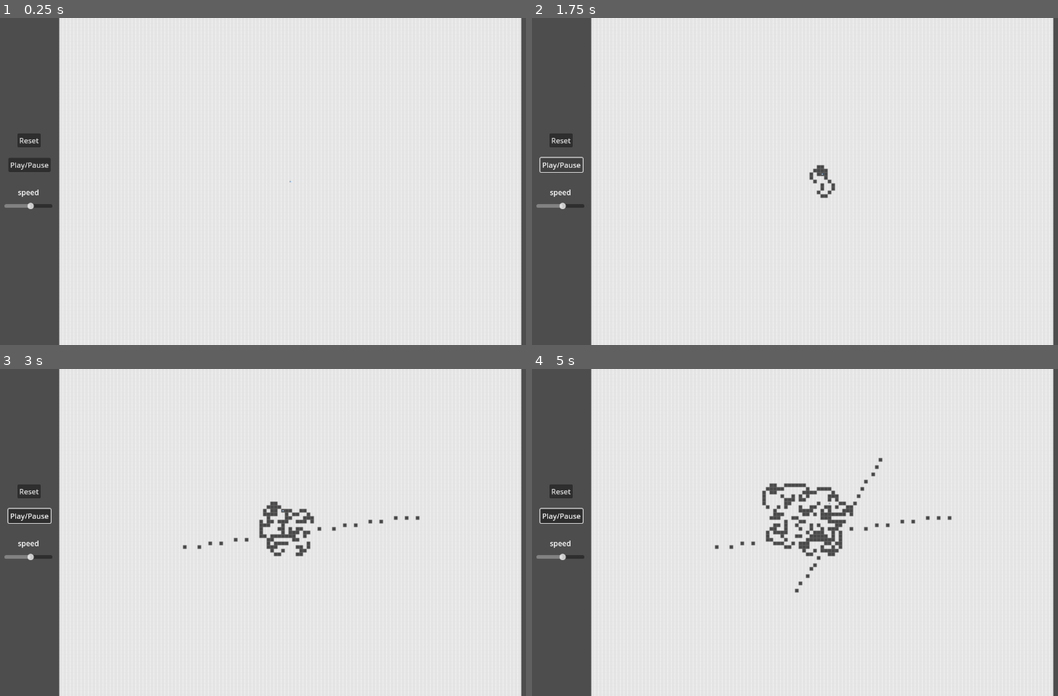
Above: before the commit, frames 1-4 (two rows, left to right).
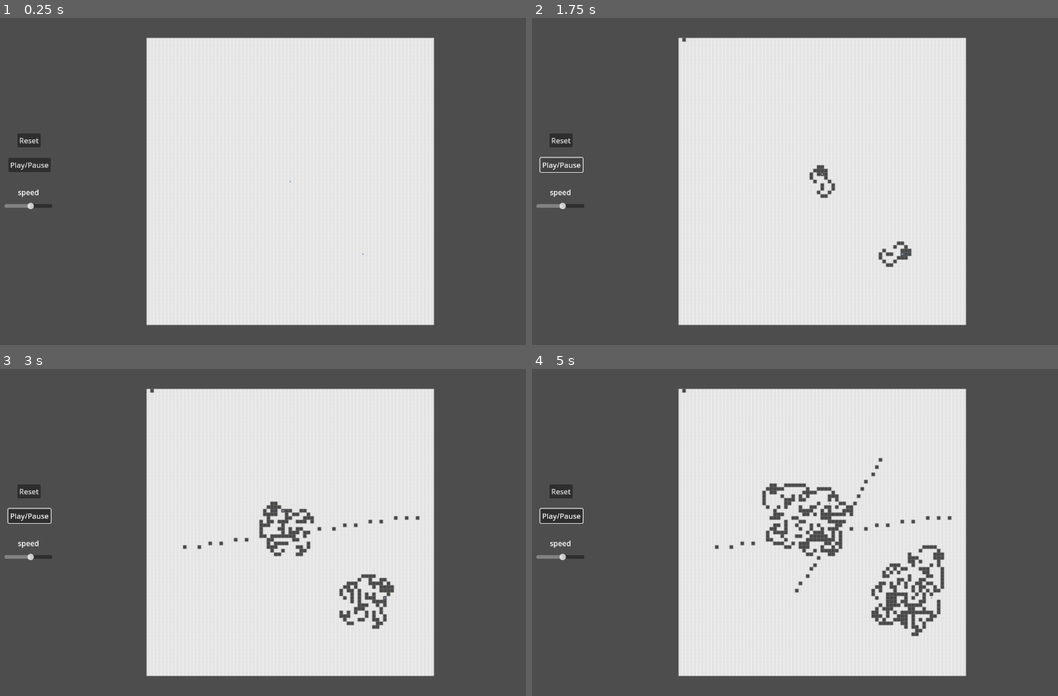
Above: after the commit, the same moments.

Repository: toucam87/LangtonAnts
Game: Godot game, scene res://Main Scene/world.tscn
Two runs of this game, one before a commit and one after it. Both use one fixed random seed, a clock stepped at 60 frames per second and the inputs below.
Inputs (mouse positions are in pixels of both pictures, inside the frame that each line leads up to):
- Up to frame 1 (0.25 s): no input
- Up to frame 2 (1.75 s): click "Reset" at 0.5 s; click "Play/Pause" at 1.25 s
- Up to frame 3 (3 s): move the mouse to (420, 516) at 2.02 s; press the mouse at (420, 516) at 2.03 s; move the mouse to (173, 548) at 2.77 s; release the mouse at (173, 548) at 2.78 s; right-click (173, 548) at 2.85 s
- Up to frame 4 (5 s): move the mouse to (879, 460) at 3.52 s; press the mouse at (879, 460) at 3.53 s; move the mouse to (795, 597) at 4.27 s; release the mouse at (795, 597) at 4.28 s; right-click (795, 597) at 4.35 s

The runs differ from the first frame. In frame 1, 40% of the frame differs, in the area x 11-100%, y 0-100%; in frame 2, 40%; in frame 3, 41%; in frame 4, 42%.

Commit message:
v0.1.1 handling multiple ants
board can handle any number of ants. No way to create new ants conveniently yet. Ants die when touching wall.

Diff:
--- a/Ants/ant.gd
+++ b/Ants/ant.gd
@@ -5,7 +5,7 @@
 @onready var sprite = $AntSprite
 
 var coordinate := Vector2i(0,0) #ant position on grid
-var orientation := 0 #orientations/directions are increments from 0 to 7, O being forward, 2 right, 4 back, 6 left
+var orientation := 0 : set = set_orientation
 var instructions = {} #key is integer of color, returns the rotation amount and the new color of the tile
 
 var tile_looked_at = {
@@ -28,6 +28,7 @@
 	set_instructions()
 
 
+
 func set_instructions():
 	instructions[WHITE] = [-2, BLACK]
 	instructions[BLACK] = [2, WHITE]
@@ -41,9 +42,15 @@
 		move_requested.emit(self, coordinate, requested_coordinate)
 
 
+#orientations/directions are increments from 0 to 7, O being forward, 2 right, 4 back, 6 left
+func set_orientation(value: int):
+	orientation = positive_modulo(value, 8)
+	rotation = orientation * PI/4
+
+
+
 func rotate_ant(direction : int):
-	orientation = positive_modulo(orientation + direction, 8)
-	rotation = orientation * PI/4
+	orientation = orientation + direction
 
 
 func positive_modulo(a: int, b: int) -> int:
--- a/Board/board_tilemap.gd
+++ b/Board/board_tilemap.gd
@@ -26,17 +26,18 @@
 
 
 func _input(_event: InputEvent) -> void:
-	if Mouse.left_click_pressed == true:
-		var points_to_paint = Mouse.lerped_mouse_positions
-		points_to_paint.append(Mouse.mouse_pos)
-		for point in points_to_paint:
-			var map_point = local_to_map(to_local(point))
-			if get_cell_source_id(0, map_point) != -1:
-				swap_tile(map_point, active_color)
-	elif Mouse.right_click_pressed == true:
-		var points_to_paint = Mouse.lerped_mouse_positions
-		points_to_paint.append(Mouse.mouse_pos)
-		for point in points_to_paint:
-			var map_point = local_to_map(to_local(point))
-			if get_cell_source_id(0, map_point) != -1:
-				swap_tile(map_point, default_color)
+	if is_painting_tiles:
+		if Mouse.left_click_pressed == true:
+			var points_to_paint = Mouse.lerped_mouse_positions
+			points_to_paint.append(Mouse.mouse_pos)
+			for point in points_to_paint:
+				var map_point = local_to_map(to_local(point))
+				if get_cell_source_id(0, map_point) != -1:
+					swap_tile(map_point, active_color)
+		elif Mouse.right_click_pressed == true:
+			var points_to_paint = Mouse.lerped_mouse_positions
+			points_to_paint.append(Mouse.mouse_pos)
+			for point in points_to_paint:
+				var map_point = local_to_map(to_local(point))
+				if get_cell_source_id(0, map_point) != -1:
+					swap_tile(map_point, default_color)
--- a/Main Scene/game_board.gd
+++ b/Main Scene/game_board.gd
@@ -3,8 +3,10 @@
 @export var board_size = 16 #works best with powers of 2
 
 @onready var board = $BoardTilemap as LangtonTileMap
-@onready var ant = $Ant as Ant
 @onready var tick_timer = $TickTimer
+
+var ant_scene = preload("res://Ants/ant.tscn")
+var ants = []
 
 var iterations_per_tick = 1
 
@@ -12,43 +14,70 @@
 
 
 func _ready() -> void:
-	board.initialize_map(board_size)
-	tick_timer.paused = true
-	place_ant(Vector2i((board_size - 1)/2, (board_size - 1)/2))
+	initialize_board()
 
 
+func spawn_ant():
+	var ant_instance = ant_scene.instantiate() as Ant
+	add_child(ant_instance)
+	ant_instance.connect("color_change_requested", _on_ant_color_change_requested)
+	ant_instance.connect("move_requested", _on_ant_move_requested)
+	ants.append(ant_instance)
 
-func place_ant(map_coord):
+
+func place_ant(ant : Ant, map_coord, _orientation = ant.orientation):
 	ant.coordinate = map_coord
 	ant.global_position = board.to_global(board.map_to_local(map_coord))
+	ant.orientation = _orientation
 
 
+func destroy_ant(ant:Ant):
+	ants.erase(ant)
+	ant.queue_free()
+	if ants.is_empty():
+		print("no ants left")
 
-func activate_ant():
+
+func activate_ant(ant):
 	var old_tile_data = board.get_cell_tile_data(0, ant.coordinate)
 	var old_tile_color = old_tile_data.get_custom_data_by_layer_id(0)
 	ant.apply_instruction(old_tile_color)
 
+
+func initialize_board():
+	board.initialize_map(board_size)
+	tick_timer.paused = true
+	spawn_ant()
+	spawn_ant()
+	place_ant(ants[0], Vector2i((board_size - 1)/2, (board_size - 1)/2))
+	place_ant(ants[1], Vector2i((board_size - 1)/2, (board_size - 1)/2) + Vector2i(20,20), 2)
+
+
+func clash_with_wall(ant, _old_coordinate, _requested_coordinate):
+	destroy_ant(ant)
 
 
 func _on_board_tilemap_board_size_changed(size) -> void:
 	board_size_changed.emit(size)
 
 
+
 func _on_ant_color_change_requested(coordinate, new_color) -> void:
 	board.swap_tile(coordinate, new_color)
 
 
-func _on_ant_move_requested(_ant, _old_coordinate, requested_coordinate) -> void:
+func _on_ant_move_requested(ant, _old_coordinate, requested_coordinate) -> void:
 	if board.get_cell_source_id(0, requested_coordinate) != -1 :
-		place_ant(requested_coordinate)
-
+		place_ant(ant, requested_coordinate)
+	else:
+		clash_with_wall(ant, _old_coordinate, requested_coordinate)
 
 
 
 func _on_tick_timer_timeout() -> void:
 	for i in range(iterations_per_tick):
-		activate_ant()
+		for ant in ants:
+			activate_ant(ant)
 
 
 func _on_speed_slider_value_changed(value: float) -> void:
@@ -63,12 +92,9 @@
 		iterations_per_tick = 2 ** (value - 3)
 
 
-
 func _on_play_pause_button_pressed() -> void:
 	tick_timer.paused = not tick_timer.paused
 
 
 func _on_reset_button_pressed() -> void:
-	board.initialize_map(board_size)
-	tick_timer.paused = true
-	place_ant(Vector2i((board_size - 1)/2, (board_size - 1)/2))
+	initialize_board()
--- a/Main Scene/game_board.tscn
+++ b/Main Scene/game_board.tscn
@@ -1,8 +1,7 @@
-[gd_scene load_steps=4 format=3 uid="uid://c8sm1h0ecovfc"]
+[gd_scene load_steps=3 format=3 uid="uid://c8sm1h0ecovfc"]
 
 [ext_resource type="Script" path="res://Main Scene/game_board.gd" id="1_ru207"]
 [ext_resource type="PackedScene" uid="uid://beyg7bf56dahj" path="res://Board/board_tilemap.tscn" id="2_8cdcr"]
-[ext_resource type="PackedScene" uid="uid://datdbvehpv6cd" path="res://Ants/ant.tscn" id="3_cubad"]
 
 [node name="GameBoard" type="Node2D"]
 script = ExtResource("1_ru207")
@@ -10,13 +9,9 @@
 [node name="BoardTilemap" parent="." instance=ExtResource("2_8cdcr")]
 cell_quadrant_size = 128
 
-[node name="Ant" parent="." instance=ExtResource("3_cubad")]
-
 [node name="TickTimer" type="Timer" parent="."]
 wait_time = 0.25
 autostart = true
 
 [connection signal="board_size_changed" from="BoardTilemap" to="." method="_on_board_tilemap_board_size_changed"]
-[connection signal="color_change_requested" from="Ant" to="." method="_on_ant_color_change_requested"]
-[connection signal="move_requested" from="Ant" to="." method="_on_ant_move_requested"]
 [connection signal="timeout" from="TickTimer" to="." method="_on_tick_timer_timeout"]
--- a/Main Scene/world.tscn
+++ b/Main Scene/world.tscn
@@ -11,7 +11,7 @@
 script = ExtResource("1_33pa6")
 
 [node name="GameBoard" parent="." instance=ExtResource("1_37bbv")]
-board_size = 127
+board_size = 79
 
 [node name="CanvasLayer" type="CanvasLayer" parent="."]
 
